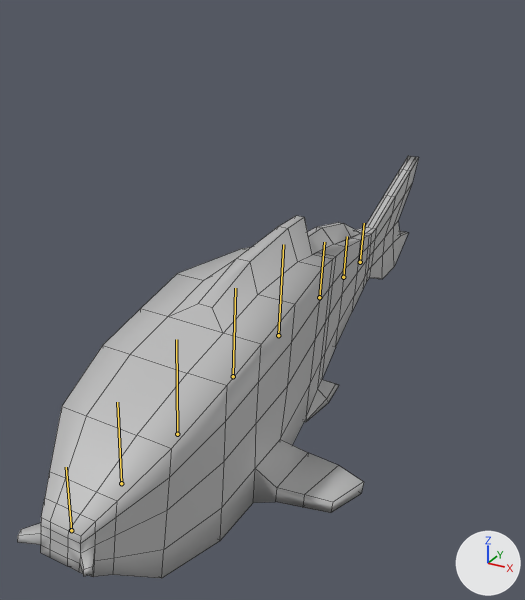
A saved change to the FBX model Assets/Sourse/M_Mesh/Fish_anim_flop 2.fbx.
Both versions are drawn from a 50 mm lens placed at (0.404, -0.859, 0.662), pointed at (-0.028, -0.074, 0.27). Arrows for +X, +Y and +Z are at lower right; the lights stay in place. The bones that bend it are drawn over the model as lines. Mesh edges are drawn as thin lines.

In view in the first picture: 'Fish:Fish_Model'.
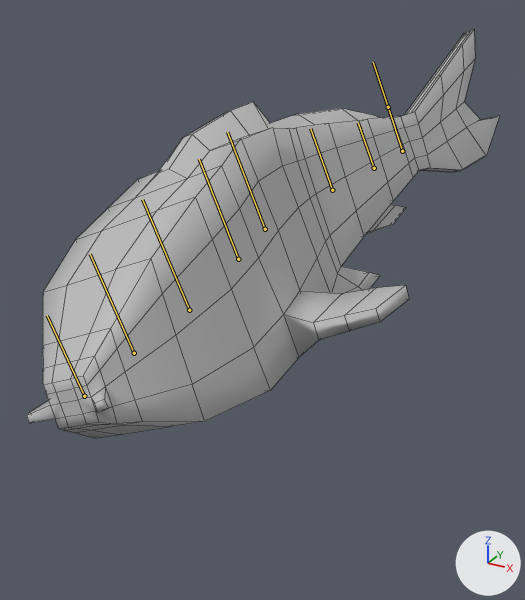
The newer file adds an action. The first version stands in its rest pose; the second is drawn at frame 36 of the action 'Scale_group|Scale_group|Take 001|BaseLayer'.

Changed parts and their boxes (x1, y1, x2, y2) in the pictures (525 x 600 px):
'Fish:Fish_Model', posed (17% wider): before (17, 156, 419, 578); after (27, 29, 499, 438)
bone 'joint1', root to tip: before (71, 530) to (66, 467); after (84, 396) to (47, 315)
bone 'joint5', root to tip: before (278, 335) to (283, 244); after (265, 229) to (227, 132)

What changed in the scene script:
```text
Change bone_rig_object:
    where bone_rig_object = bpy.data.objects['Scale_group']  # the whole rig 'Scale_group'
    bone_rig_object.location: (0.0, 0.0, 0.161) -> (0.079, 0.005, 0.178)
    bone_rig_object.rotation_euler: (1.571, 0.0, 0.0) -> (1.588, -0.401, 0.0524)  # degrees (90, 0, 0) -> degrees (91, -23, 3)
Change bone_joint1:
    where bone_joint1 = bpy.data.objects['Scale_group'].pose.bones['joint1']
    bone_joint1.location: (0.0, 0.0, 0.0) -> (-0.2, 16.0, 0.3)
    bone_joint1.rotation_quaternion: (1.0, 0.0, 0.0, 0.0) -> (1.0, -0.023, 0.003, 0.001)  # degrees (0, 0, 0) -> degrees (-3, 0, 0)
Change bone_joint5:
    where bone_joint5 = bpy.data.objects['Scale_group'].pose.bones['joint5']  # child of 'joint4'
    bone_joint5.location: (0.0, 0.0, 0.0) -> (0.6, 0.0, -2.8)
    bone_joint5.rotation_quaternion: (1.0, 0.0, 0.0, 0.0) -> (0.978, 0.0, -0.207, 0.0)  # degrees (0, 0, 0) -> degrees (0, -24, 0)
```
